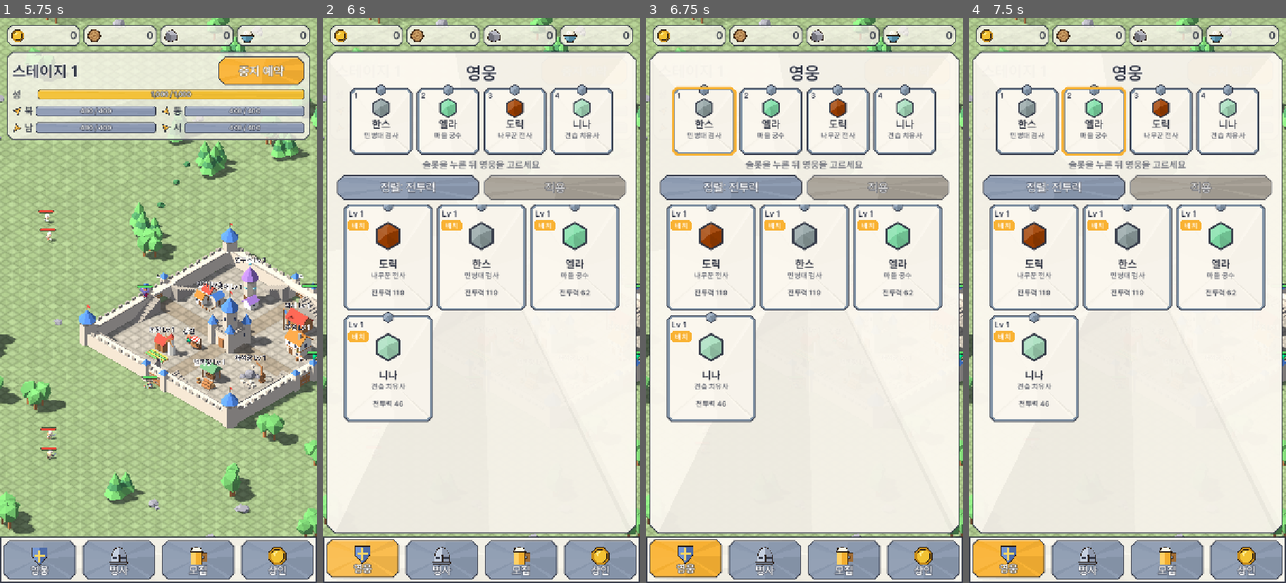
Above: before the commit, frames 1-4 (left to right).
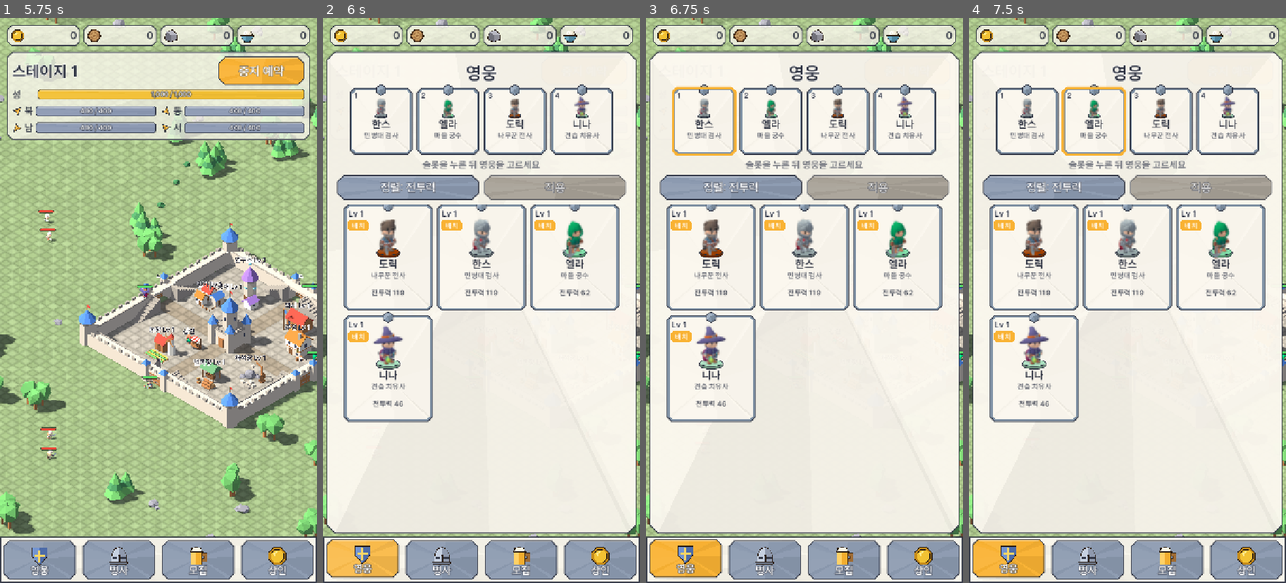
Above: after the commit, the same moments.

Repository: ILSEONG/CastleRPG
Game: Godot game, scene res://scenes/main.tscn
The game is run twice, just before and just after one commit, with the same random seed, the same clock (stepped at 60 frames per second) and the same inputs.
Inputs (mouse positions are in pixels of both pictures, inside the frame that each line leads up to):
- Up to frame 1 (5.75 s): click "▶ 진행" at 0.5 s; click "중지 예약" at 1.25 s; click "예약 취소" at 2 s; click (85, 108) at 2.77 s; click (231, 108) at 3.52 s; click (85, 125) at 4.27 s; click (231, 125) at 5.02 s
- Up to frame 2 (6 s): click (361, 560) at 5.77 s
- Up to frame 3 (6.75 s): click (703, 119) at 6.52 s
- Up to frame 4 (7.5 s): click (1092, 119) at 7.27 s

Frame 1 is identical in both runs. In frame 2, 2.4% of the frame differs, in the area x 15-85%, y 13-63%; in frame 3, 2.4%; in frame 4, 2.4%.

Commit message:
feat(cards): hero figures replace the color hexagon; live detail preview
Unique color moves to a pedestal disc under the feet. Portraits node
created once in main before the windows.

Co-Authored-By: Claude Opus 5.5 <noreply@anthropic.com>

Diff:
--- a/scripts/hero_card.gd
+++ b/scripts/hero_card.gd
@@ -1,5 +1,7 @@
 extends Button
-## 영웅 카드(스펙 §5): 등급 색 테두리 로우폴리 카드 + 위쪽 등급 보석 + 고유 색 6각 + 이름·칭호 + 아래 NEW 또는 별.
+## 영웅 카드(스펙 §5): 등급 색 테두리 로우폴리 카드 + 위쪽 등급 보석 + 영웅 피규어(개정 14 §2, Portraits — 렌더 전엔 등급 색 실루엣)와
+## 발밑 고유 색 받침 원판 + 이름·칭호 + 아래 NEW 또는 별. live(상세 큰 카드)면 피규어가 실시간(대기 애니메이션)이고 가로로 끌면 돈다 —
+## 끌기는 카드가 먹어 상세의 좌우 스와이프로 새지 않는다. 보일 때만 Portraits에 미리보기를 건다(목록으로·창 닫힘이면 내린다).
 ## SSR은 금색 면이 반짝인다(면 밝기 순환). hero_id가 ""이면 빈 슬롯 칸. 짧게 누르면 tapped, LONG_PRESS_MS 이상 눌렀다 떼면 long_pressed.
 ## 바탕·보석·별 지오메트리는 (크기, 영웅, 별)이 바뀔 때만 만들고(_ensure_geo), 그리기는 삼각형 배열 몇 번이다 — SSR은 매 프레임
 ## 다시 그리므로 반짝임은 색 배열의 알파만 바꾼다. 창이 닫혀 안 보이면 다시 그리지 않는다.
@@ -10,6 +12,7 @@
 const UiKit := preload("res://scripts/ui_kit.gd")
 const LowpolyBox := preload("res://scripts/lowpoly_box.gd")
 const GameData := preload("res://scripts/game_data.gd")
+const PortraitsScript := preload("res://scripts/portraits.gd")
 const FONT := preload("res://assets/fonts/Pretendard-SemiBold.otf")
 
 const LONG_PRESS_MS := 500
@@ -19,6 +22,8 @@
 const UP_COLOR := Color(0.2, 0.72, 0.3)  # 레벨업 가능 ▲
 const BURST_SEC := 0.5
 const BURST_SHARDS := 14
+const FIGURE_TOP := 14.0  # 피규어 칸 위 끝(등급 보석 아래)
+const BASE_SIDES := 10  # 받침 원판 각 수
 
 signal tapped(card)
 signal long_pressed(card)
@@ -27,7 +32,12 @@
 	set(v):
 		hero_id = v
 		_update_process()
+		_sync_live()
 		queue_redraw()
+var live := false:  # 상세 큰 카드: 같은 SubViewport 실시간 미리보기
+	set(v):
+		live = v
+		_sync_live()
 var badge := ""  # 아래 줄 글자("NEW"). 비면 별
 var stars := 0
 var corner := ""  # 왼위 작은 글자(슬롯 번호)
@@ -49,7 +59,10 @@
 var _edge := PackedVector2Array()  # 카드 외곽선(닫힘)
 var _shine := PackedVector2Array()  # SSR 반짝임 면
 var _shine_cols := PackedColorArray()  # 매 프레임 알파만 바꾼다
-var _top := PackedVector2Array()  # 바탕 위: 등급 보석·고유 색 보석·별
+var _base := PackedVector2Array()  # 피규어 아래: 고유 색 받침 원판(옆면 + 윗면)
+var _base_cols := PackedColorArray()
+var _base_lines: Array = []  # 받침 외곽선(윗면 둘레, 옆면 아래 둘레)
+var _top := PackedVector2Array()  # 피규어 위: 등급 보석·별
 var _top_cols := PackedColorArray()
 var _lines: Array = []  # [[닫힌 선, 두께]] 보석·별 외곽선
 
@@ -58,12 +71,42 @@
 	flat = true
 	focus_mode = Control.FOCUS_NONE
 	mouse_filter = Control.MOUSE_FILTER_PASS
+	texture_filter = CanvasItem.TEXTURE_FILTER_LINEAR_WITH_MIPMAPS  # 피규어(256px, 밉맵)를 1/2~1/5로 줄여 그린다
 	button_down.connect(func(): _down_ms = Time.get_ticks_msec())
 	pressed.connect(_on_pressed)
 
 
 func _ready() -> void:
 	hero_id = hero_id  # _process가 있으면 엔진이 처리를 켠다 — SSR만 켜 둔다
+	if PortraitsScript.current != null:
+		PortraitsScript.current.portrait_ready.connect(func(key): if key == _key(): queue_redraw())
+
+
+func _notification(what: int) -> void:
+	if what == NOTIFICATION_VISIBILITY_CHANGED or what == NOTIFICATION_EXIT_TREE:
+		_sync_live(what == NOTIFICATION_EXIT_TREE)
+
+
+func _key() -> String:
+	return "hero:" + hero_id
+
+
+## live 카드가 보이면 그 영웅을 실시간 미리보기로 건다. 안 보이거나(목록·창 닫힘) 트리를 떠나면 내린다.
+func _sync_live(leaving := false) -> void:
+	var p = PortraitsScript.current
+	if live and p != null:
+		var on := not leaving and hero_id != "" and is_inside_tree() and is_visible_in_tree()
+		p.set_live(_key() if on else "")
+
+
+## live 카드: 가로로 끌면 모델이 돈다. 누름·끌기·뗌을 여기서 먹는다(상세의 좌우 스와이프로 새지 않게).
+func _gui_input(event: InputEvent) -> void:
+	if not live or not (event is InputEventMouseButton or event is InputEventMouseMotion):
+		return
+	var mm := event as InputEventMouseMotion
+	if mm != null and mm.button_mask & MOUSE_BUTTON_MASK_LEFT and PortraitsScript.current != null:
+		PortraitsScript.current.turn(mm.relative.x)
+	accept_event()
 
 
 func _process(delta: float) -> void:
@@ -119,10 +162,14 @@
 		if not _shine.is_empty():  # SSR: 금색 면이 차례로 밝아진다
 			_tick_shine(UiKit.GRADE_COLORS[h.grade])
 			RenderingServer.canvas_item_add_triangle_array(ci, PackedInt32Array(), _shine, _shine_cols)
+		RenderingServer.canvas_item_add_triangle_array(ci, PackedInt32Array(), _base, _base_cols)
+		for l in _base_lines:
+			draw_polyline(l, UiKit.OUTLINE, 1.2, true)
+		draw_texture_rect(figure_texture(), figure_rect(), false)
 		RenderingServer.canvas_item_add_triangle_array(ci, PackedInt32Array(), _top, _top_cols)
 		for l in _lines:
 			draw_polyline(l[0], UiKit.OUTLINE, l[1], true)
-		var name_size := clampi(roundi(size.x * 0.17), 14, 24)
+		var name_size := _name_size()
 		_text(h.name, size.y * 0.6, name_size, UiKit.INK)
 		_text(h.title, size.y * 0.6 + name_size * 0.95, maxi(11, name_size - 7), UiKit.INK.lightened(0.3))
 		if badge != "":
@@ -135,6 +182,22 @@
 		draw_string(FONT, Vector2(9, 22), corner, HORIZONTAL_ALIGNMENT_LEFT, -1, 16, UiKit.INK)
 	if highlight:
 		_outline(r.grow(1.0), HIGHLIGHT, 5.0)
+
+
+func _name_size() -> int:
+	return clampi(roundi(size.x * 0.17), 14, 24)
+
+
+## 피규어 칸(정사각, 가운데): 등급 보석 아래부터 이름 글자 위까지.
+func figure_rect() -> Rect2:
+	var side := maxf(size.y * 0.6 - _name_size() * 0.85 - FIGURE_TOP, 0.0)
+	return Rect2(size.x / 2.0 - side / 2.0, FIGURE_TOP, side, side)
+
+
+## 그릴 피규어: live면 실시간 미리보기, 아니면 캐시(렌더 전엔 자리표시 실루엣).
+func figure_texture() -> Texture2D:
+	var p = PortraitsScript.current
+	return p.live_texture(_key()) if live and p != null else PortraitsScript.portrait(_key())
 
 
 ## 목록 카드 정보: 왼위 "Lv N"·그 아래 "배치" 배지, 오른위 초록 ▲, 별 위 "전투력 N".
@@ -207,7 +270,7 @@
 	_top_cols = PackedColorArray()
 	_lines = []
 	_add_gem(UiKit.card_gem_center(r), UiKit.CARD_GEM_R, gc)
-	_add_gem(Vector2(size.x / 2.0, size.y * 0.3), size.x * 0.15, Color(h.color))
+	_add_base(Color(h.color))
 	if badge == "" and stars > 0:
 		_add_stars(Vector2(size.x / 2.0, size.y - 16.0), minf(9.0, size.x / 14.0))
 
@@ -217,6 +280,37 @@
 	_top.append_array(g[0])
 	_top_cols.append_array(g[1])
 	_lines.append([g[2], UiKit.gem_outline_width(r)])
+
+
+## 받침 원판(고유 색): 피규어 발밑(Portraits.feet_y)의 납작한 BASE_SIDES각 타원 — 어두운 옆면(아래로 두께만큼) 위에 면 분할 윗면
+## (왼위가 밝다), 외곽선은 윗면 둘레와 옆면 아래 둘레.
+func _add_base(color: Color) -> void:
+	var fr := figure_rect()
+	var c := fr.position + Vector2(fr.size.x * 0.5, fr.size.y * PortraitsScript.feet_y())
+	var rad := Vector2(fr.size.x * 0.24, fr.size.x * 0.075)
+	var drop := Vector2(0.0, rad.y * 0.7)
+	var ring := PackedVector2Array()
+	for i in BASE_SIDES:
+		ring.append(c + Vector2.from_angle(TAU * i / BASE_SIDES) * rad)
+	_base = PackedVector2Array()
+	_base_cols = PackedColorArray()
+	for top in [false, true]:
+		var o := Vector2.ZERO if top else drop
+		for i in BASE_SIDES:
+			var a: Vector2 = ring[i]
+			var b: Vector2 = ring[(i + 1) % BASE_SIDES]
+			var mid := (a + b) * 0.5 - c
+			var col := color.lightened(clampf(-(mid.x / rad.x + mid.y / rad.y) * 0.12, 0.0, 0.2)) if top else color.darkened(0.35)
+			for p in [c + o, a + o, b + o]:
+				_base.append(p)
+				_base_cols.append(col)
+	var rim := PackedVector2Array([ring[0]])  # 아래 반(각 0..180°)을 두께만큼 내려 잇는다
+	for i in BASE_SIDES / 2 + 1:
+		rim.append(ring[i] + drop)
+	rim.append(ring[BASE_SIDES / 2])
+	var edge := ring.duplicate()
+	edge.append(ring[0])
+	_base_lines = [edge, rim]
 
 
 ## 반짝임: 면 i의 알파 = 0.38 × max(0, sin(t × 속도 − i × 0.8)). 점 3개씩 같은 색.
--- a/scripts/hero_panel.gd
+++ b/scripts/hero_panel.gd
@@ -2,7 +2,8 @@
 ## 영웅 목록 시트(스펙 §2.4, 하단 탭 [영웅]): 상단 칩 줄과 탭 바 사이를 채운다. 뒤 입력은 막고(전체 화면 배경), 탭 바는 위 층이라 계속 쓴다.
 ## 위: 배치 슬롯(GameState.hero_count칸, 개정 10 영웅 창 그대로) — 슬롯을 탭하고 영웅 카드를 탭하면 그 슬롯에 놓는다(다른 슬롯에
 ## 있던 영웅이면 서로 바꾼다). 바뀐 배치는 [적용] → Economy.set_deploy(다음 리필 때, 방치 모드면 곧바로).
-## [정렬]: 전투력 → 등급 → 레벨(누를 때마다). 보유 영웅 3열 스크롤 격자: 등급 테두리·보석·이름·Lv·별·전투력·"배치"·레벨업 가능 ▲.
+## [정렬]: 전투력 → 등급 → 레벨(누를 때마다). 보유 영웅 3열 스크롤 격자: 등급 테두리·보석·피규어·이름·Lv·별·전투력·"배치"·레벨업 가능 ▲.
+## 개정 14 §2: 카드의 육각 보석 자리에 영웅 피규어(Portraits). 상세 큰 카드는 실시간 피규어 — 가로로 끌면 돌고, 스와이프(이전·다음)는 카드 밖에서.
 ## 카드를 탭하면 상세(슬롯을 고른 중이면 배치). 슬롯 카드를 길게 누르면 그 영웅 상세.
 ## 상세(스펙 §2.5): 큰 카드 + "칭호 이름"·등급·"Lv N / 최대" 막대, 능력치(HP·공격·공격 간격·사거리·전투력) 옆 다음 레벨 값,
 ## 스킬 설명, 설명문, [레벨업](비용 아이콘·숫자)·[×10](실제 횟수·총비용)·[배치], 못 하면 이유 한 줄. 성공하면 빛 조각·레벨 튀어 오름·
@@ -129,6 +130,7 @@
 	_detail_view.add_child(top)
 	big_card = HeroCardScript.new()
 	big_card.custom_minimum_size = BIG_CARD
+	big_card.live = true  # 개정 14 §2: 실시간 피규어(대기 애니메이션), 끌어서 돌린다
 	top.add_child(big_card)
 	var info := VBoxContainer.new()
 	info.size_flags_horizontal = Control.SIZE_EXPAND_FILL
--- a/scripts/main.gd
+++ b/scripts/main.gd
@@ -55,6 +55,7 @@
 
 func _build_world() -> void:
 	_build_environment()
+	add_child(preload("res://scripts/portraits.gd").new())  # 영웅 피규어(개정 14 §2) — 카드(창)보다 먼저
 	castle = CastleScript.new()
 	add_child(castle)
 	_build_ground(castle.half)
--- a/scripts/recruit_panel.gd
+++ b/scripts/recruit_panel.gd
@@ -1,6 +1,6 @@
 extends "res://scripts/ui_window.gd"
 ## 주점 모집 창(스펙 §5, 주점 탭으로 연다): 제목, 확률 한 줄, [1회 모집 300] [10회 모집 2700(SR 이상 1장 보장)]
-## (골드가 모자라거나 응답을 기다리는 중이면 비활성), 결과 화면(카드 1장 또는 10장 5 × 2: 등급 테두리·보석·이름·칭호·
+## (골드가 모자라거나 응답을 기다리는 중이면 비활성), 결과 화면(카드 1장 또는 10장 5 × 2: 등급 테두리·보석·피규어(개정 14)·이름·칭호·
 ## NEW 또는 별, SSR은 반짝임) + [확인]. 모집은 Economy.gacha, 결과는 Economy.gacha_done — 온라인 응답이 창을 닫은 뒤에
 ## 와도 다시 열어 보여 준다(결과를 놓치지 않게). 다른 창(영웅·거래)이 열려 있으면 그 위로 열지 않고 알림만 띄우고,
 ## 결과는 다음에 주점 창을 열 때 보여 준다. 결과 화면이 뜨면 연 직후처럼 보호 시간을 다시 건다([확인] 연타 방지).
--- a/tests/run_tests.gd
+++ b/tests/run_tests.gd
@@ -16,6 +16,7 @@
 const HpBarsScript := preload("res://scripts/hp_bars.gd")
 const HeroCardScript := preload("res://scripts/hero_card.gd")
 const DamageNumbersScript := preload("res://scripts/damage_numbers.gd")
+const PortraitsScript := preload("res://scripts/portraits.gd")
 
 class ErrorCounter extends Logger:
 	var count := 0
@@ -81,6 +82,7 @@
 	test_hero_levels()
 	test_hit_frac()
 	test_buildings()
+	test_portraits()
 	if _errors.count > 0:
 		printerr("SCRIPT ERRORS %d" % _errors.count)
 	_fails += _errors.count
@@ -1173,10 +1175,10 @@
 	check(card.geo_builds == 1 and card._body == body and card._shine_cols[0] != c1, "same card size/hero/stars: geometry built once, only the shimmer colors change")
 	check(card._body.size() == (6 + LowpolyBoxScript.FACES) * 3 and card._body_cols.size() == card._body.size() and card._shine.size() == LowpolyBoxScript.FACES * 3,
 		"card body = octagon fan + %d faces, SSR shimmer = %d faces" % [LowpolyBoxScript.FACES, LowpolyBoxScript.FACES])
-	check(card._top.size() == (6 + 6 + 2 * 10) * 3 and card._top_cols.size() == card._top.size() and card._lines.size() == 4, "two gems and two stars on top: %d points" % card._top.size())
+	check(card._top.size() == (6 + 2 * 10) * 3 and card._top_cols.size() == card._top.size() and card._lines.size() == 3, "grade gem and two stars on top (the unique-color hexagon is gone): %d points" % card._top.size())
 	card.stars = 3
 	card._ensure_geo(h)
-	check(card.geo_builds == 2 and card._top.size() == (6 + 6 + 3 * 10) * 3, "a star change rebuilds the geometry")
+	check(card.geo_builds == 2 and card._top.size() == (6 + 3 * 10) * 3, "a star change rebuilds the geometry")
 	card.hero_id = "hans"
 	card._ensure_geo(GameData.hero("hans"))
 	check(card.geo_builds == 3 and card._shine.is_empty(), "an R card has no shimmer")
@@ -1829,3 +1831,74 @@
 		check(ap.has_animation(anim) and ap.get_animation(anim).length > 0.0, "%s plays %s" % [used[anim], anim])
 		root.free()
 	check(Art.ATTACK_FIT > 0.0 and Art.ATTACK_FIT < 1.0, "attack animation fits inside the interval (x %.2f)" % Art.ATTACK_FIT)
+
+
+## 개정 14 §2 영웅 피규어: 캐시 API(헤드리스라 렌더 없음 — 자리표시·큐·저장·알림·미리보기 상태만), 카드의 피규어 자리와 받침.
+func test_portraits() -> void:
+	var P = PortraitsScript
+	check(P.current == null, "no Portraits node outside a world")
+	var ph: Texture2D = P.portrait("hero:arteon")
+	check(ph != null and ph.get_width() == P.PLACEHOLDER_PX and P.portrait("hero:arteon") == ph and P.portrait("hero:ignis") == ph,
+		"before a render the placeholder comes back at once, one per grade color (two SSR heroes share it)")
+	check(P.portrait("hero:hans") != ph and P.portrait("soldier:cavalry") != ph and P.portrait("soldier:cavalry") == P.portrait("soldier:archer"),
+		"an R hero and the soldier keys get their own silhouette colors")
+	var sil: Image = P.silhouette(Color.RED)
+	var fy := int(P.feet_y() * P.PLACEHOLDER_PX)
+	check(sil.get_pixel(32, fy - 2).a > 0.5 and sil.get_pixel(32, fy + 2).a == 0.0 and sil.get_pixel(2, 2).a == 0.0 and P.feet_y() > 0.75 and P.feet_y() < 0.95,
+		"the silhouette stands on the figure's feet line (y %.2f), background transparent" % P.feet_y())
+	check(P.spec_of("hero:arteon") == Art.hero_spec(GameData.hero("arteon")) and P.spec_of("soldier:cavalry").is_empty() and P.spec_of("hero:nobody").is_empty(),
+		"spec_of: hero keys use the in-game model spec (gear shown); soldier keys have no mesh yet")
+	var p = P.new()
+	P.current = p  # 월드 안이라면 _enter_tree가 한다
+	check(not p.can_render, "headless: no renderer")
+	P.portrait("hero:hans")
+	check(p.queue.is_empty(), "headless: requests are skipped, placeholder only")
+	p.can_render = true  # 렌더러가 있는 척 — 큐만 본다(_show는 트리 밖에서 못 쓴다)
+	for key in ["hero:hans", "hero:hans", "hero:jack", "soldier:cavalry", "hero:nobody"]:
+		P.portrait(key)
+	check(p.queue == ["hero:hans", "hero:jack"], "requests queue once per key in order; keys without a model are not queued: %s" % [p.queue])
+	p.live_key = "hero:arteon"
+	p._process(0.016)
+	check(p.queue == ["hero:hans", "hero:jack"] and p._pending == "", "the queue waits while the live preview uses the viewport")
+	p.live_key = ""
+	var got := []
+	p.portrait_ready.connect(func(k): got.append(k))
+	var tex := ImageTexture.create_from_image(P.silhouette(Color.BLUE))
+	p.store("hero:hans", tex)
+	P.portrait("hero:hans")
+	check(got == ["hero:hans"] and p.queue == ["hero:jack"] and P.portrait("hero:hans") == tex and P.has_portrait("hero:hans"),
+		"a finished render is cached, leaves the queue, fires portrait_ready(key) and is not queued again")
+	p.can_render = false
+	p.set_live("hero:arteon")
+	p.turn(50.0)
+	check(p.live_key == "hero:arteon" and is_equal_approx(p.yaw, 30.0) and is_equal_approx(p._pivot.rotation_degrees.y, 30.0) and p.live_texture("hero:arteon") == ph,
+		"live preview: a 50 px drag turns the model 30 degrees; headless draws the placeholder instead of the viewport")
+	p.set_live("hero:hans")
+	check(p.yaw == 0.0 and p._pivot.rotation_degrees.y == 0.0, "the next live hero starts facing front")
+	p.set_live("")
+	check(p.live_key == "", "live preview off")
+	P.current = null
+	p.free()
+	check(P.portrait("hero:hans") == tex, "the cache is static: it outlives the node (world rebuild)")
+	P._cache.erase("hero:hans")
+	# 카드: 피규어 칸은 등급 보석 아래·이름 위(목록·슬롯·상세·모집 크기), 고유 색은 발밑 받침
+	for s in [Vector2(200, 240), Vector2(140, 150), Vector2(190, 240), Vector2(118, 160)]:
+		var c = HeroCardScript.new()
+		c.size = s
+		var fr: Rect2 = c.figure_rect()
+		var name_top: float = s.y * 0.6 - c._name_size() * 0.7
+		check(fr.size.x > 50.0 and fr.position.y >= UiKit.card_gem_center(Rect2(Vector2.ZERO, s)).y + 8.0 and fr.end.y < name_top and Rect2(Vector2.ZERO, s).encloses(fr),
+			"card %s: figure %s sits between the grade gem and the name" % [s, fr])
+		c.free()
+	var card = HeroCardScript.new()
+	card.size = Vector2(200, 240)
+	card.hero_id = "dorik"
+	var dorik := GameData.hero("dorik")
+	card._ensure_geo(dorik)
+	var fr: Rect2 = card.figure_rect()
+	var feet := Vector2(fr.get_center().x, fr.position.y + fr.size.y * P.feet_y())
+	check(card._base.size() == 2 * HeroCardScript.BASE_SIDES * 3 and card._base_cols.size() == card._base.size() and card._base_lines.size() == 2
+		and card._base_cols.has(Color(dorik.color).darkened(0.35)) and card._base[HeroCardScript.BASE_SIDES * 3].is_equal_approx(feet),
+		"the unique color is a two-tone pedestal centered under the figure's feet")
+	check(card.figure_texture() == P.portrait("hero:dorik") and card.figure_texture() == P.placeholder("hero:dorik"), "the card draws the placeholder until the figure is rendered")
+	card.free()
